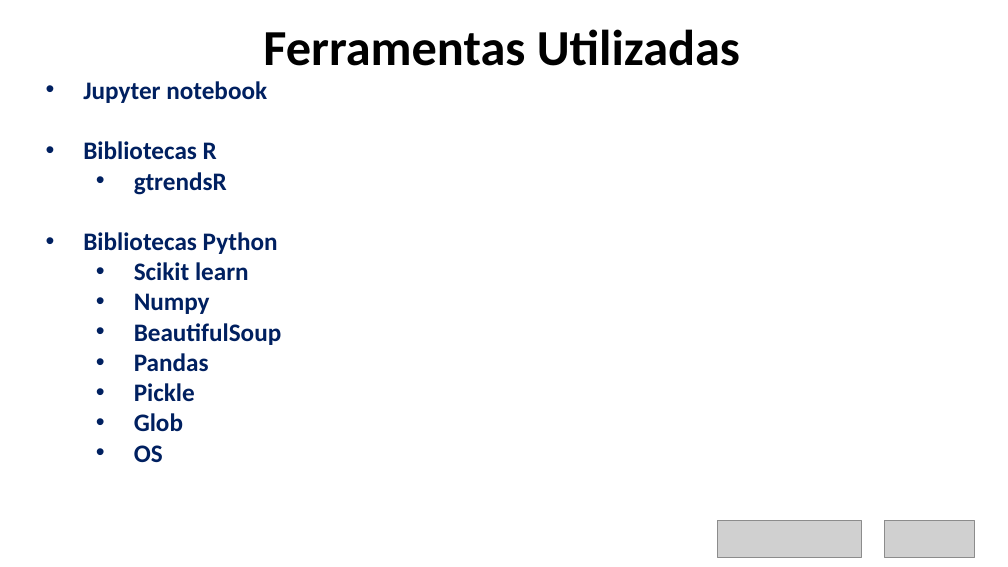
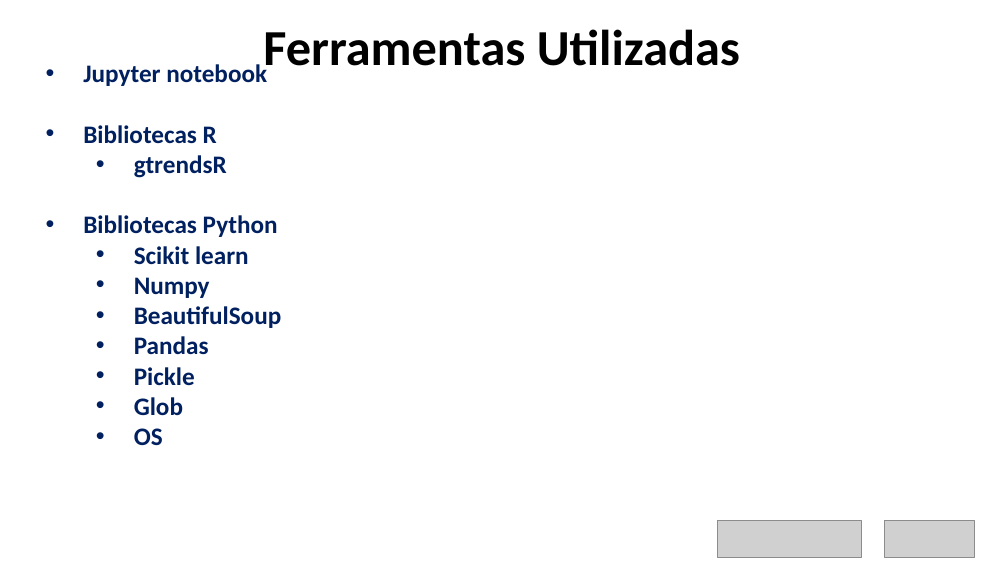
Before and after one commit to etportela/zika-data, a slide deck: slide 7 of pdfs/ZIKA_VIRUS.pptx. Drawn at 1008x567 pixels with LibreOffice and Linux fonts; fonts in the diff are those of the drawing; grey boxes stand for pictures; background and template pictures are left out. Boxes give left, top, right and bottom in pixels: in the first picture for what was removed or moved away, otherwise in the second. Text is boxed around its words. In the diff, an @@ line names an element or a change of style, - is before the commit and + after.

```diff
--- a/pdfs/ZIKA_VIRUS.pptx
+++ b/pdfs/ZIKA_VIRUS.pptx
@@ text "Jupyter notebook": place and size @@
-text "Jupyter notebook" at [83,81,281,462]
+text "Jupyter notebook" at [83,62,281,445]
```
Also in this commit, not shown: 1 other slide changed, 1 slide added, 1 slide removed.
